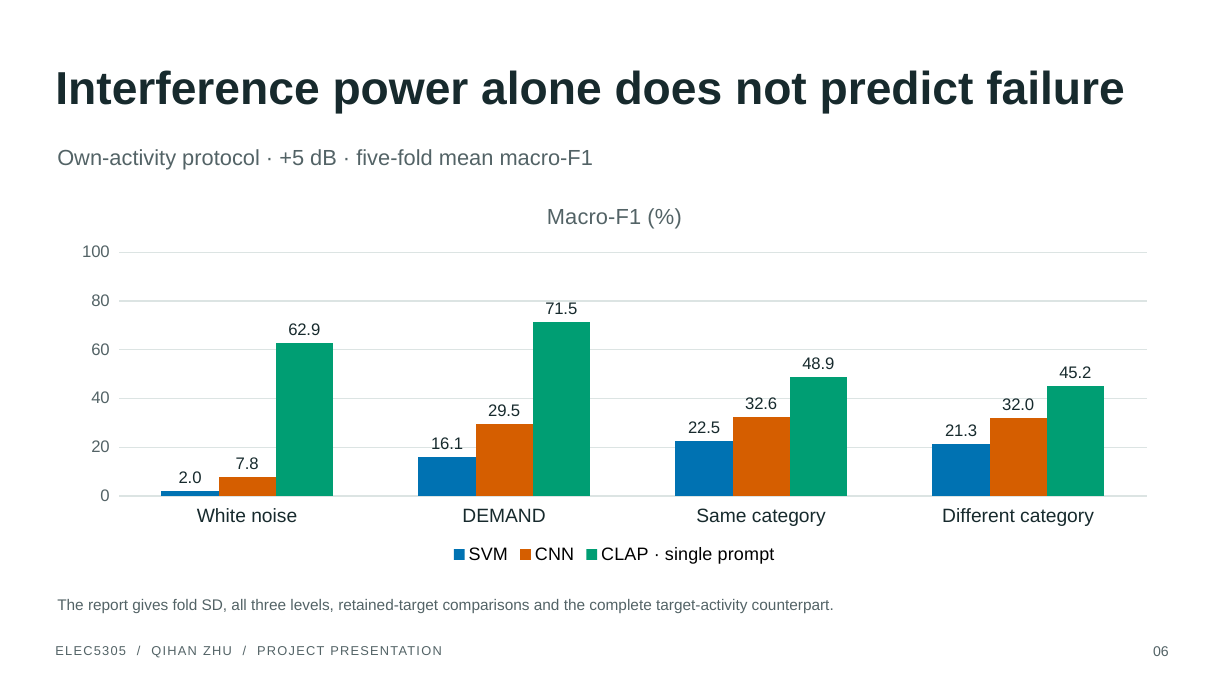
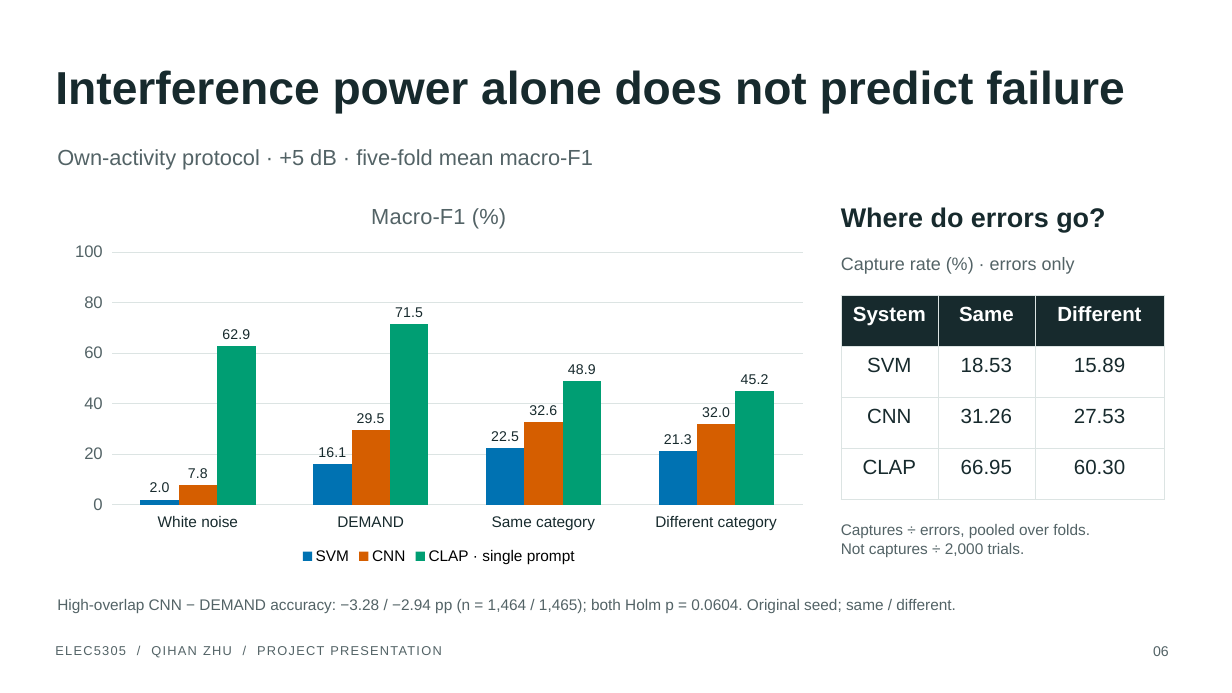
Before and after one commit to Charlie-Uni/elec5305-project-550489593, a slide deck: slide 6 of results/final_submission_20261110/presentation.pptx. Drawn at 1232x693 pixels with LibreOffice and Linux fonts; fonts in the diff are those of the drawing. Boxes give left, top, right and bottom in pixels: in the first picture for what was removed or moved away, otherwise in the second. Text is boxed around its words. In the diff, an @@ line names an element or a change of style, - is before the commit and + after.

Commit message:
Complete concise report revisions and add editable Word companion

```diff
--- a/results/final_submission_20261110/presentation.pptx
+++ b/results/final_submission_20261110/presentation.pptx
@@ column chart at (x1=60, y1=185, x2=818, y2=568) @@
@@ data labels of SVM changed @@
@@ data labels of CNN changed @@
@@ data labels of CLAP · single prompt changed @@
@@ legend changed @@
@@ category axis changed @@
@@ column chart resized from (x1=60, y1=185, x2=1169, y2=568) to (x1=60, y1=185, x2=818, y2=568) @@
@@ text added at (x1=841, y1=207, x2=1105, y2=233), 21 pt, text #172A2D, bold @@
+Where do errors go?
@@ text added at (x1=841, y1=257, x2=1075, y2=274), 14 pt, text #536366 @@
+Capture rate (%) · errors only
@@ table added at (x1=841, y1=296, x2=1165, y2=479), 4 rows, 3 columns @@
+System | Same | Different
+SVM | 18.53 | 15.89
+CNN | 31.26 | 27.53
+CLAP | 66.95 | 60.30
@@ text added at (x1=841, y1=524, x2=1090, y2=557), 12 pt, text #536366 @@
+Captures ÷ errors, pooled over folds.
+Not captures ÷ 2,000 trials.
@@ text at (x1=57, y1=599, x2=956, y2=613): text changed @@
-The report gives fold SD, all three levels, retained-target comparisons and the complete target-activity counterpart.
+High-overlap CNN − DEMAND accuracy: −3.28 / −2.94 pp (n = 1,464 / 1,465); both Holm p = 0.0604. Original seed; same / different.
```
Also in this commit, not shown: 3 other slides changed, 29 other files.
